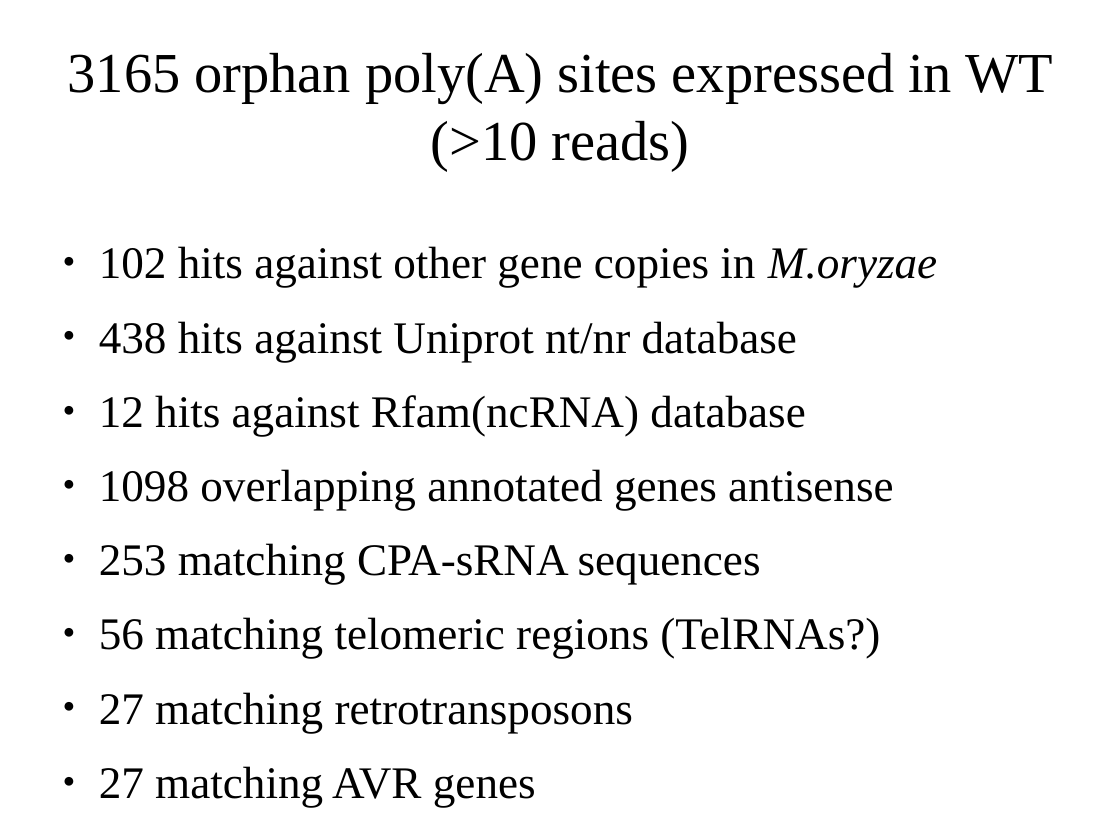
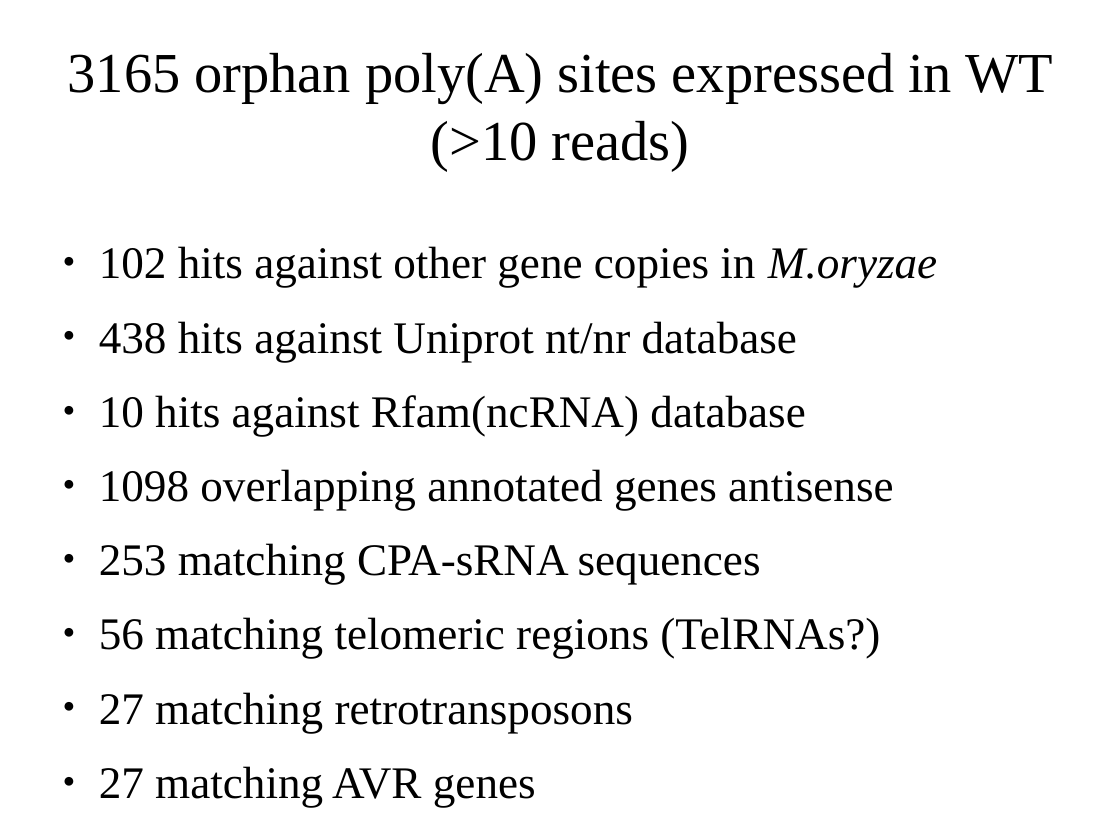
Before and after one commit to wilkinsonlab/m-oryzae-polya, a slide deck: slide 18 of doc/oryzae_presentation.odp (slide 13 before the commit). Drawn at 1120x840 pixels with LibreOffice and Linux fonts; fonts in the diff are those of the drawing. Boxes give left, top, right and bottom in pixels: in the first picture for what was removed or moved away, otherwise in the second. Text is boxed around its words. In the diff, an @@ line names an element or a change of style, - is before the commit and + after.

```diff
--- a/doc/oryzae_presentation.odp
+++ b/doc/oryzae_presentation.odp
@@ text at (x1=99, y1=395, x2=805, y2=436): text changed @@
-● 12 hits against Rfam(ncRNA) database
+● 10 hits against Rfam(ncRNA) database
```
Also in this commit, not shown: 4 other slides changed, 5 slides removed, 4 other files.
